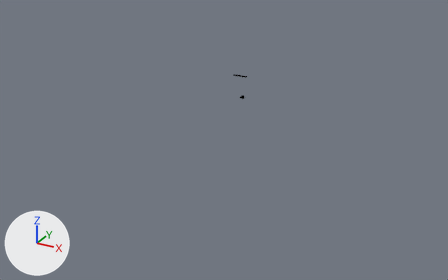
One commit to the Blender file model.blend: the scene before it, then after it.
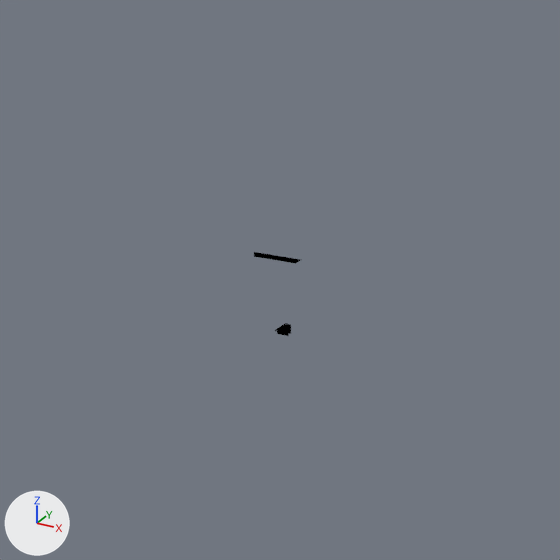
Each version appears first whole from a camera (50 mm lens) standing at (8.65, -16.92, 7.54) and looking at (-0.19, -0.86, -0.5), and next in a close-up on the part from 35% to 72% of the width and 0% to 59% of the height. Lighting does not change. The marker at lower left points along +X, +Y and +Z.

Names of what the first close-up shows: 'Body Layer', 'Hat Layer', 'Left Leg Layer', 'Right Leg Layer'.
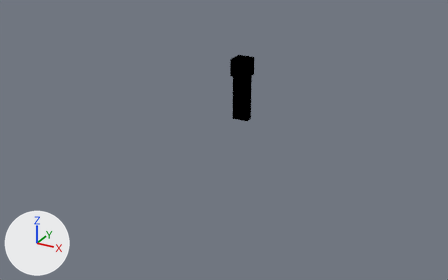
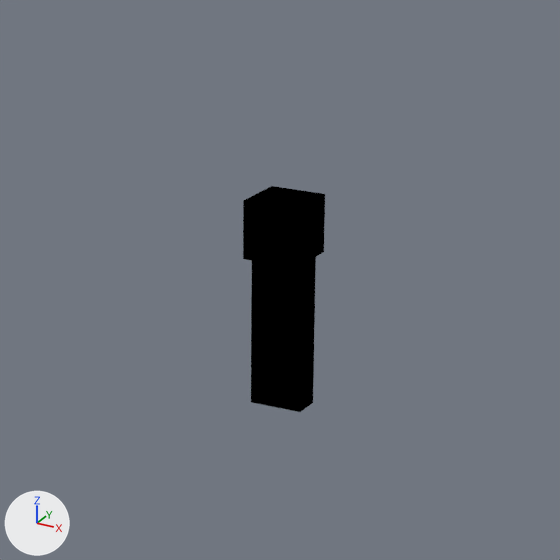
Boxes [x1, y1, x2, y2] around the edits, measured in the close-ups (560 x 560 px):
'Hat Layer', surface changed (grey to black)
    both: [243, 186, 325, 268]
'Body Layer', surface changed (grey to black)
    both: [251, 257, 316, 338]
'Right Leg Layer', surface changed (grey to black)
    both: [274, 327, 314, 412]
'Left Leg Layer', surface changed (grey to black)
    both: [251, 326, 277, 407]

The change, as a diff of the scene's bpy script:
```diff
--- a/model.blend.py
+++ b/model.blend.py
@@ mat_material_0 @@
 n1 = _N.new('ShaderNodeGroup'); n1.name = 'Group'
 n1.inputs[4].default_value = 0.0  # 'Is Depth'
-n1.inputs[5].default_value = 1.0  # 'Is Transparent'
+n1.inputs[5].default_value = 0.0  # 'Is Transparent'
 n2 = _N.new('ShaderNodeValue'); n2.name = 'Value'
```
